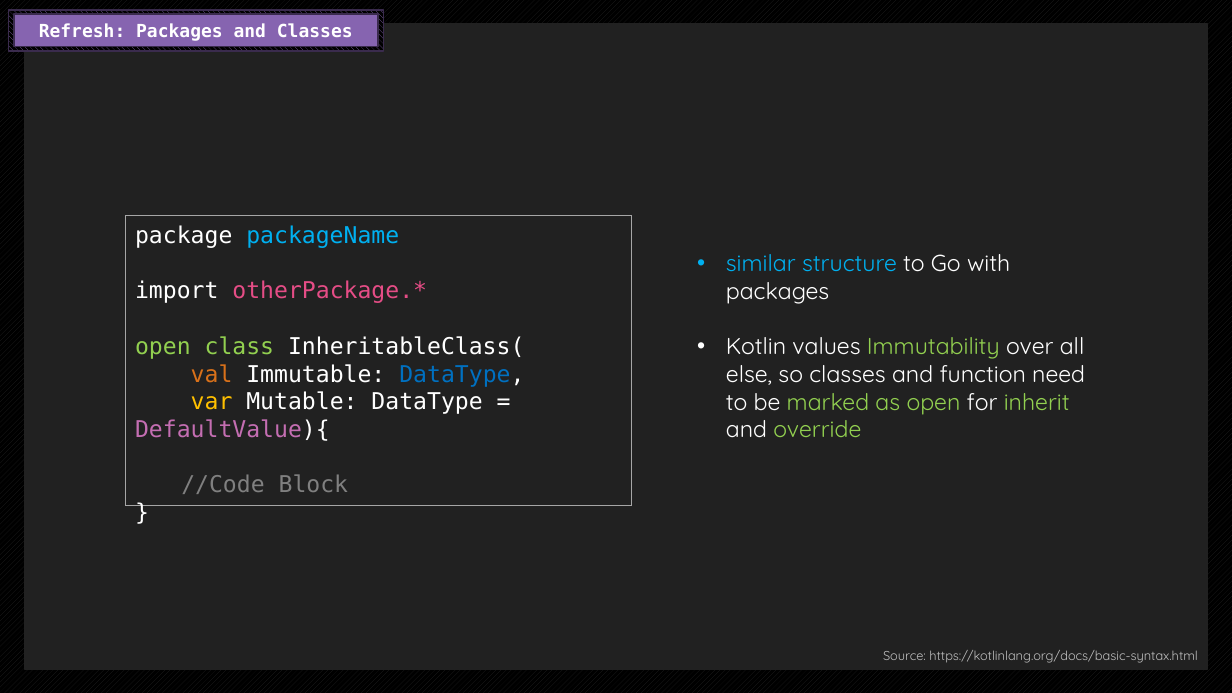
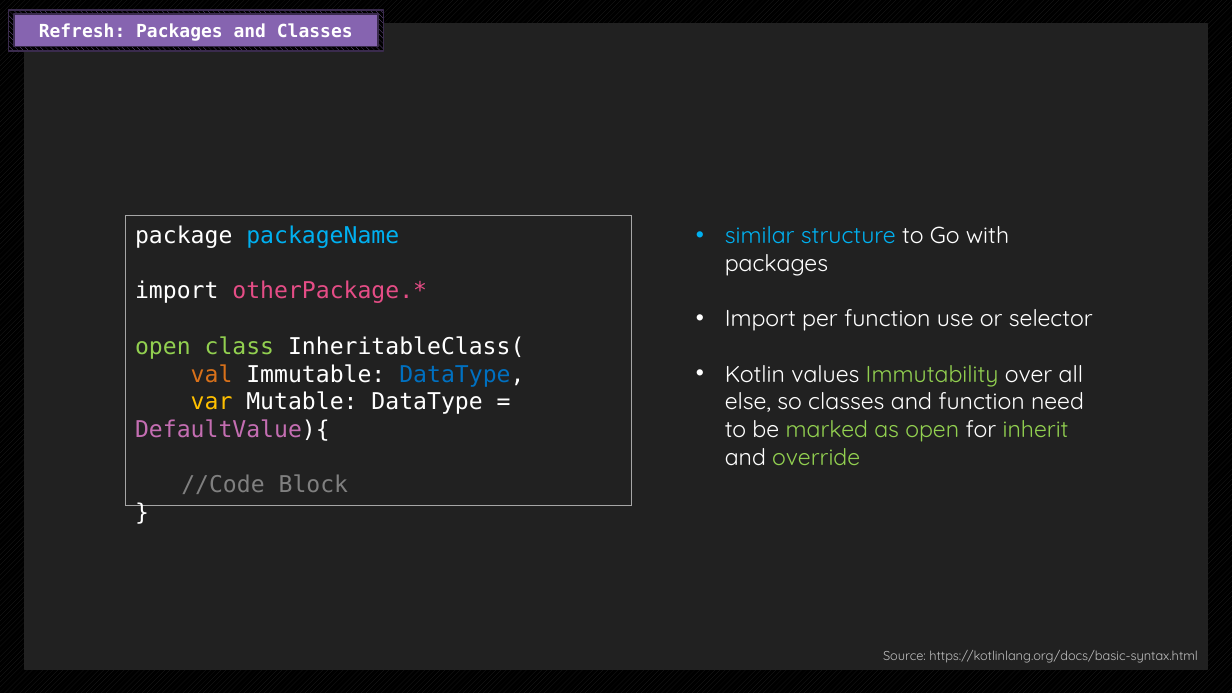
Before and after one commit to endorivium/informational-mastery, a slide deck: slide 4 of KP/1_AbschlussPräsentation/KP_AbschlussPräsentation_Kotlin.pptx. Drawn at 1232x693 pixels with LibreOffice and Linux fonts; fonts in the diff are those of the drawing. Boxes give left, top, right and bottom in pixels: in the first picture for what was removed or moved away, otherwise in the second. Text is boxed around its words. In the diff, an @@ line names an element or a change of style, - is before the commit and + after.

```diff
--- a/KP/1_AbschlussPräsentation/KP_AbschlussPräsentation_Kotlin.pptx
+++ b/KP/1_AbschlussPräsentation/KP_AbschlussPräsentation_Kotlin.pptx
@@ text "similar structure to Go with ...": place and size @@
-text "similar structure to Go with ..." at [726,254,1085,438]
+text "similar structure to Go with ..." at [725,226,1093,466]
@@ text at [725,309,1093,331]: paragraph added @@
+• Import per function use or selector
```
Also in this commit, not shown: 2 other slides changed, 1 other file.
